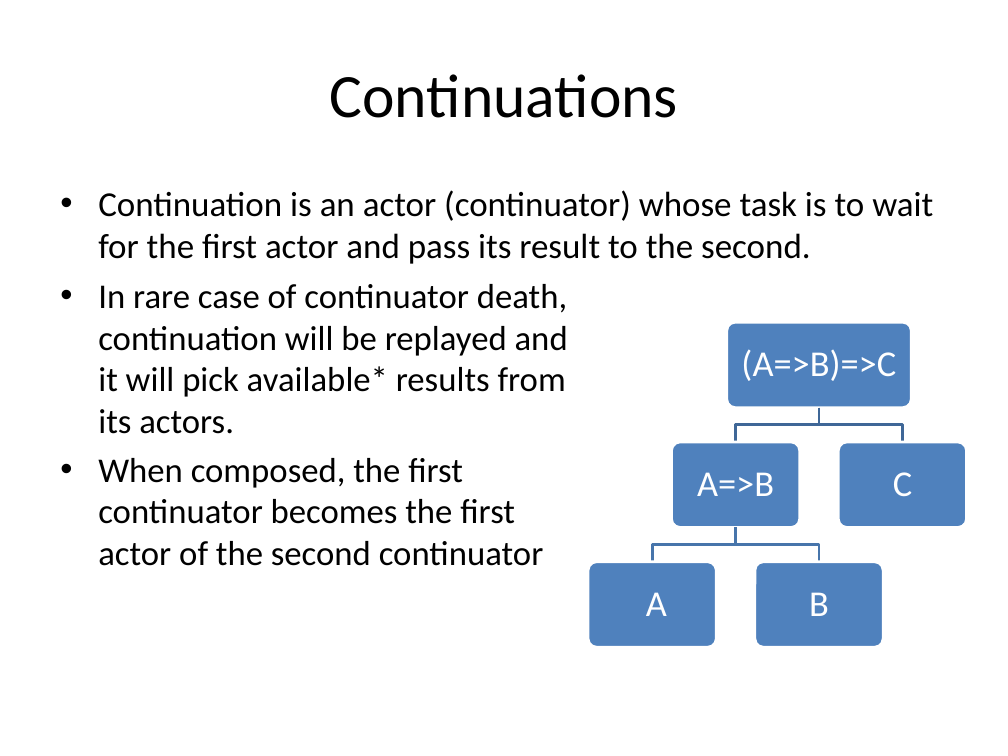
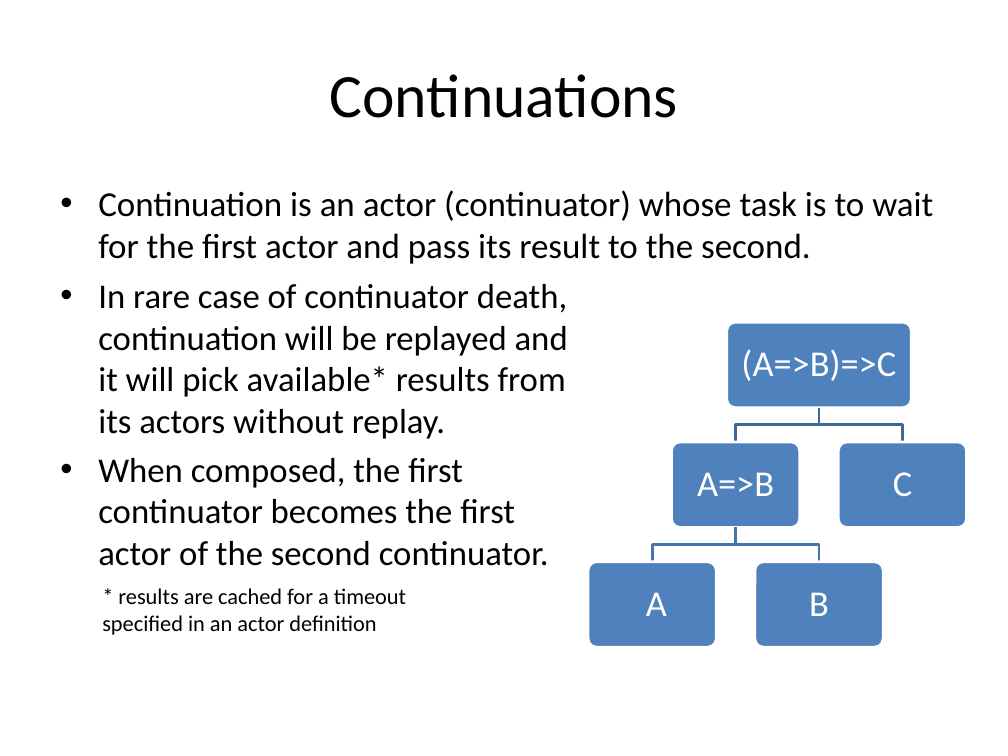
Before and after one commit to buybackoff/Ractor, a slide deck: slide 4 of docs/files/Memory levels.pptx. Drawn at 1008x756 pixels with LibreOffice and Linux fonts; fonts in the diff are those of the drawing. Boxes give left, top, right and bottom in pixels: in the first picture for what was removed or moved away, otherwise in the second. Text is boxed around its words. In the diff, an @@ line names an element or a change of style, - is before the commit and + after.

```diff
--- a/docs/files/Memory levels.pptx
+++ b/docs/files/Memory levels.pptx
@@ text at bbox=[98, 284, 568, 566]: text changed @@
-• In rare case of continuator death, continuation will be replayed and it will pick available* results from its actors.
-• When composed, the first continuator becomes the first actor of the second continuator
+• In rare case of continuator death, continuation will be replayed and it will pick available* results from its actors without replay.
+• When composed, the first continuator becomes the first actor of the second continuator.
@@ text added at bbox=[102, 588, 406, 635], 16 pt, text #000000 @@
+* results are cached for a timeout specified in an actor definition
```
Also in this commit, not shown: 1 other slide changed, 6 other files.
